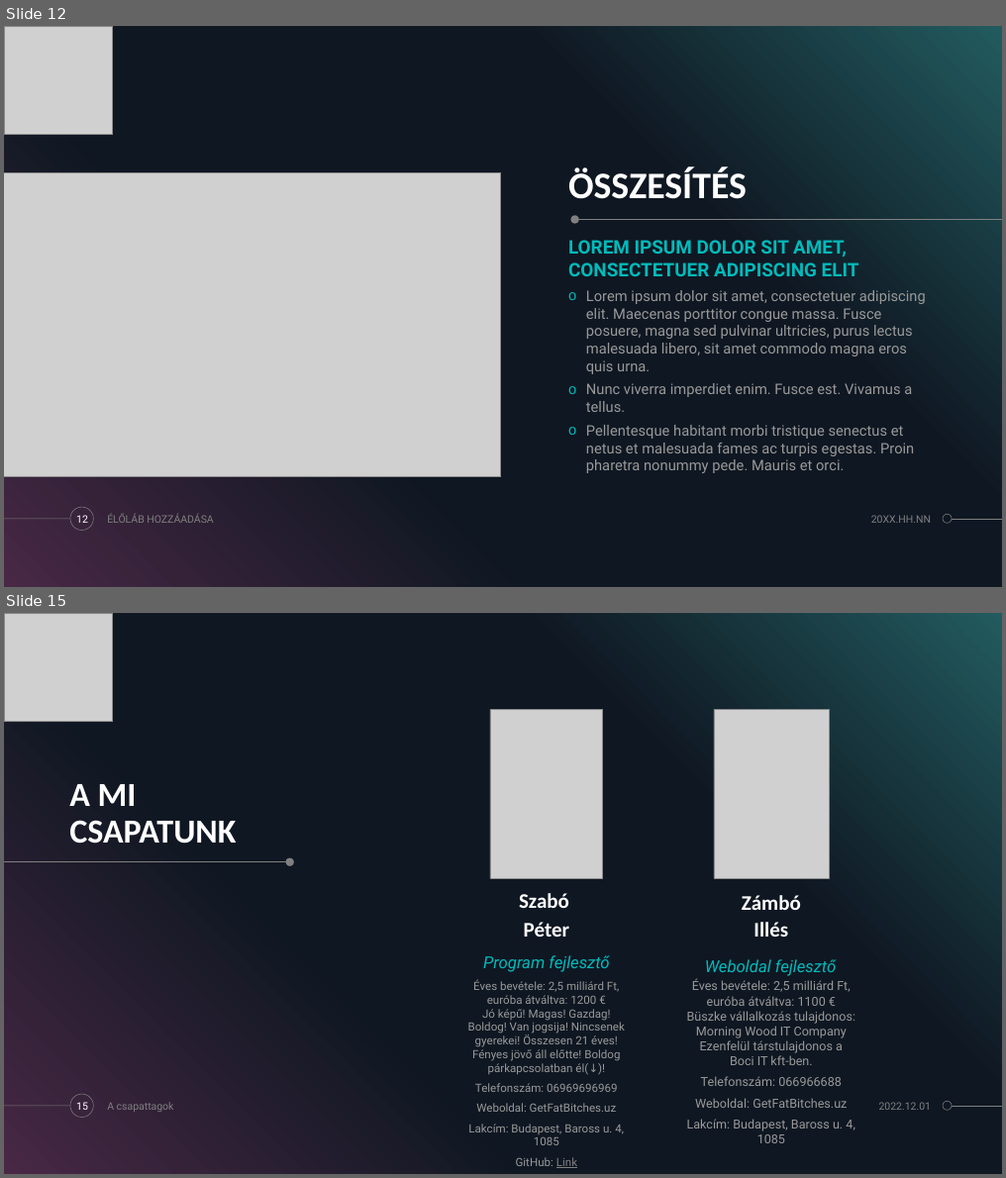
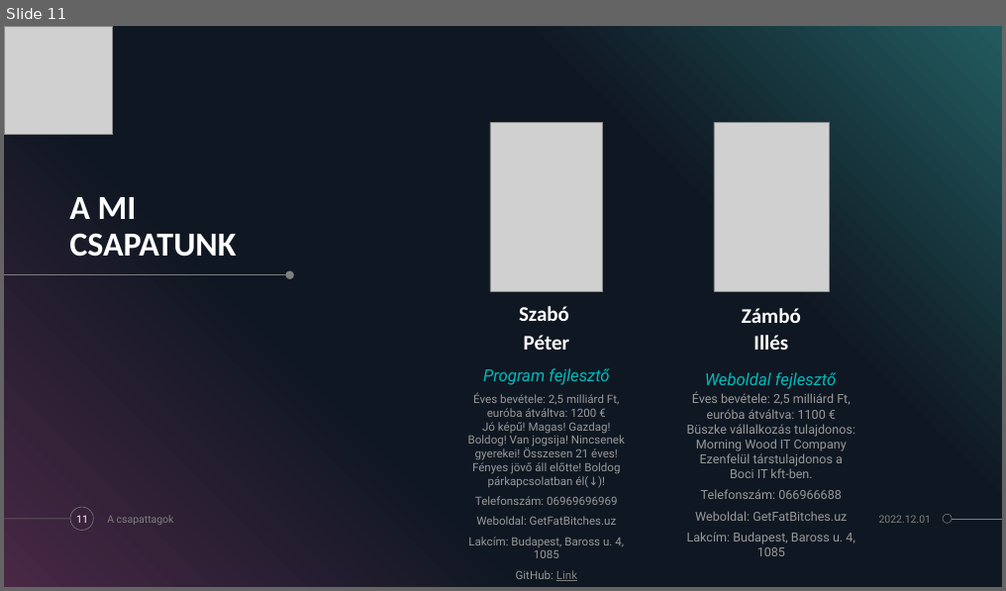
Before and after one commit to zamboilles21/terfelszinszamitas, a slide deck: documentation/PPT/TerFelSzoft.pptx. Shown one above the other, each under a label of ours: slides 12 and 15 before the commit, slide 11 after it; the slides between them are not shown. The pictures are 1006x1178 and 1006x591 pixels, drawn with LibreOffice and Linux fonts; fonts in the diff are those of the drawing; grey boxes stand for pictures. Boxes give left, top, right and bottom in pixels: in the first picture for what was removed or moved away, otherwise in the second. Text is boxed around its words. In the diff, an @@ line names an element or a change of style, - is before the commit and + after.

```diff
--- a/documentation/PPT/TerFelSzoft.pptx
+++ b/documentation/PPT/TerFelSzoft.pptx
@@ slide 12 removed at <box>4,26,1002,587</box>, background #000000; not listed: 5 template elements that a slide beside it also shows @@
@@ picture removed at <box>4,26,113,135</box> @@
@@ picture removed at <box>4,173,501,477</box> @@
@@ title removed at <box>568,168,746,199</box> @@
-ÖSSZESÍTÉS
@@ ellipse removed at <box>570,215,579,224</box> @@
@@ line removed from (1002, 220) to (577, 220) @@
@@ text removed at <box>568,240,859,276</box> @@
-LOREM IPSUM DOLOR SIT AMET, CONSECTETUER ADIPISCING ELIT
@@ text removed at <box>586,290,926,473</box> @@
-o Lorem ipsum dolor sit amet, consectetuer adipiscing elit. Maecenas porttitor congue massa. Fusce posuere, magna sed pulvinar ultricies, purus lectus malesuada libero, sit amet commodo magna eros quis urna.
-o Nunc viverra imperdiet enim. Fusce est. Vivamus a tellus.
-o Pellentesque habitant morbi tristique senectus et netus et malesuada fames ac turpis egestas. Proin pharetra nonummy pede. Mauris et orci.
@@ page number removed at <box>76,515,88,523</box> @@
-12
@@ text removed at <box>107,514,213,523</box> @@
-ÉLŐLÁB HOZZÁADÁSA
@@ text removed at <box>871,515,931,523</box> @@
-20XX.HH.NN
@@ what was slide 15 is now slide 11 @@
@@ page number at <box>76,515,88,523</box>: text changed @@
-15
+11
```
Also in this commit, not shown: 7 slides changed, 2 other slides removed.
